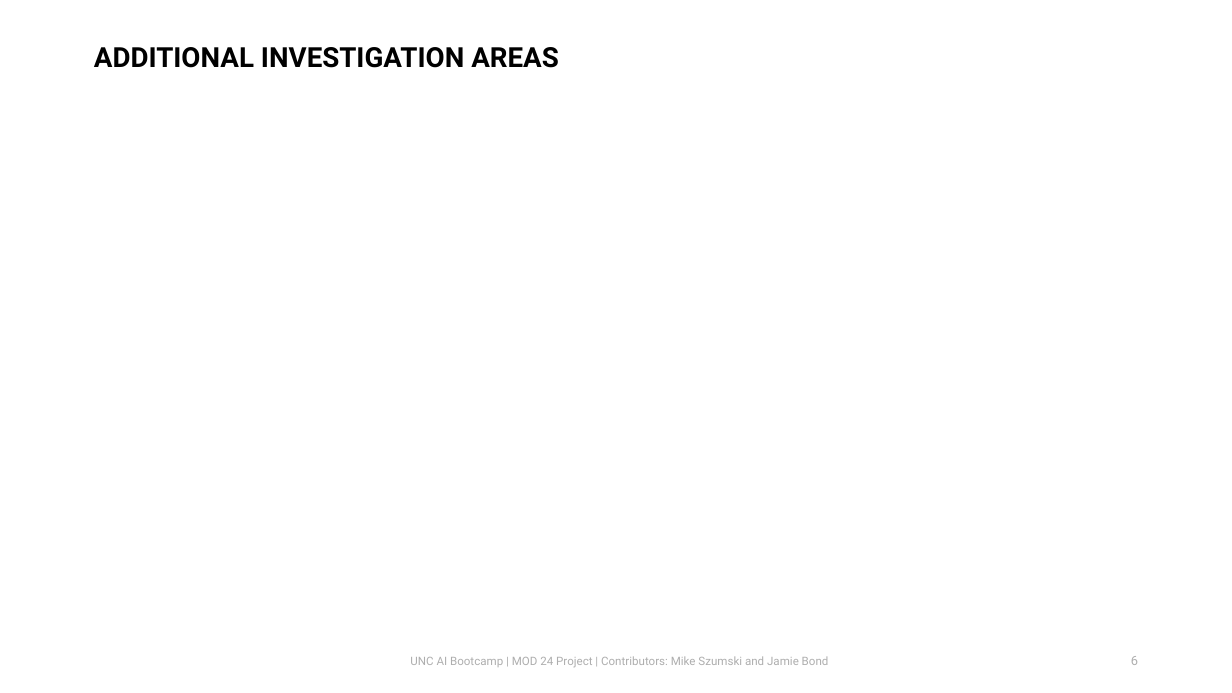
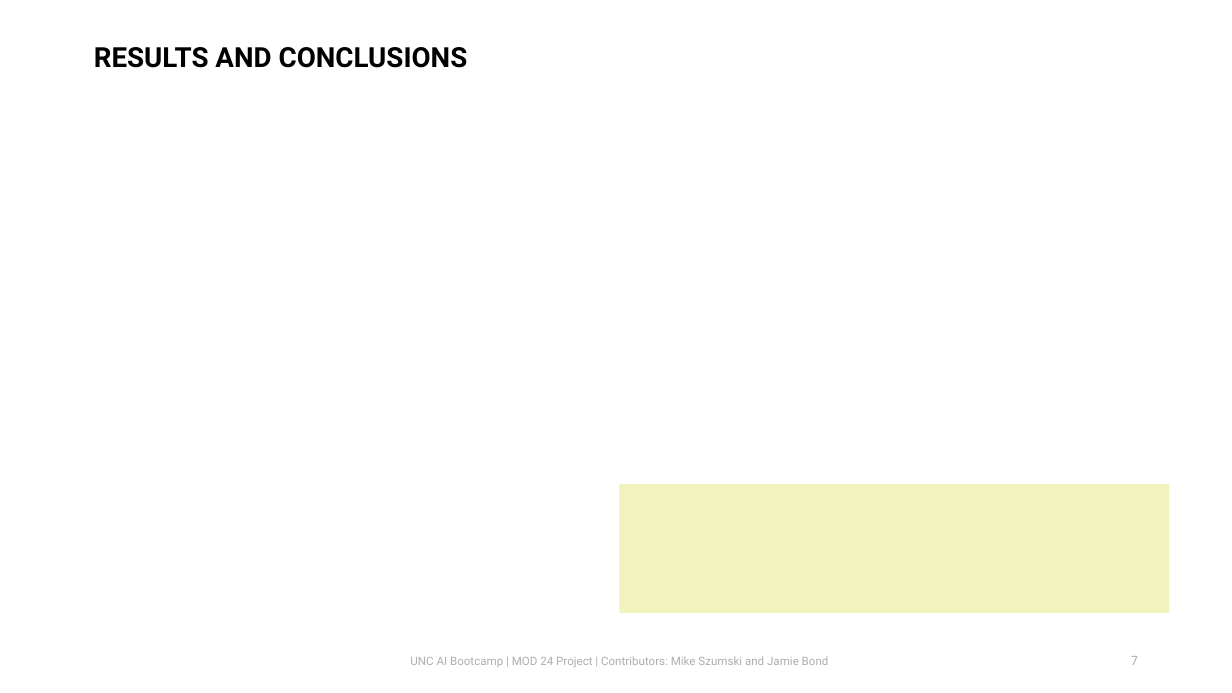
Before and after one commit to mikeszumski/AgProject3, a slide deck: slide 7 of UNC_AI_Bootcamp_Project_3.pptx (slide 6 before the commit). Drawn at 1232x693 pixels with LibreOffice and Linux fonts; fonts in the diff are those of the drawing; background and template pictures are left out. Boxes give left, top, right and bottom in pixels: in the first picture for what was removed or moved away, otherwise in the second. Text is boxed around its words. In the diff, an @@ line names an element or a change of style, - is before the commit and + after.

```diff
--- a/UNC_AI_Bootcamp_Project_3.pptx
+++ b/UNC_AI_Bootcamp_Project_3.pptx
@@ title at bbox=[94, 47, 468, 68]: text changed @@
-ADDITIONAL INVESTIGATION AREAS
+RESULTS AND CONCLUSIONS
@@ rectangle added at bbox=[619, 484, 1169, 614], fill #F2F2BD @@
@@ page number at bbox=[1131, 656, 1138, 665]: text changed @@
-6
+7
```
Also in this commit, not shown: 4 other slides changed, 3 slides added, 1 slide removed, 1 other file.
